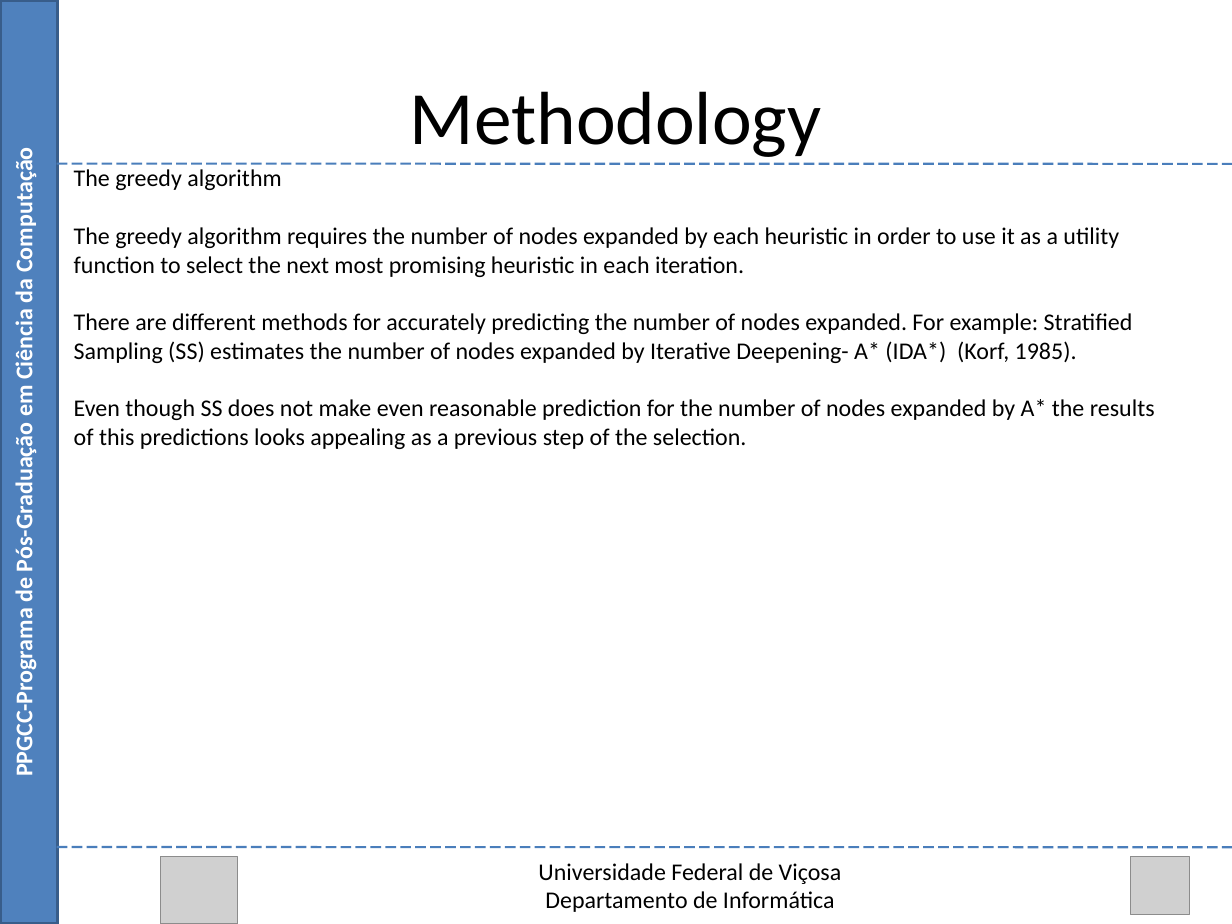
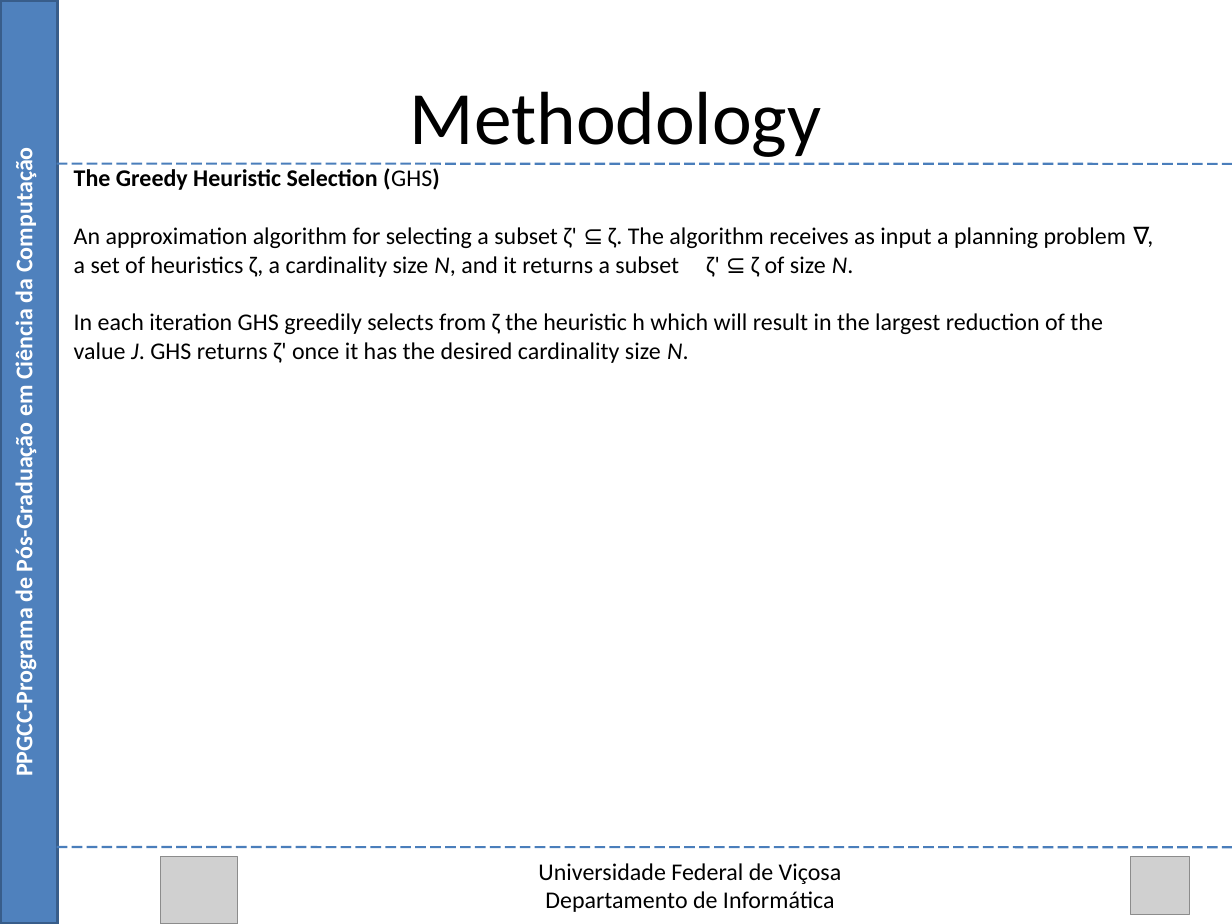
Before and after one commit to Marvinsky/research-marvin, a slide deck: slide 20 of latex/odp/selection heuristics.odp (slide 18 before the commit). Drawn at 1232x924 pixels with LibreOffice and Linux fonts; fonts in the diff are those of the drawing; grey boxes stand for pictures. Boxes give left, top, right and bottom in pixels: in the first picture for what was removed or moved away, otherwise in the second. Text is boxed around its words. In the diff, an @@ line names an element or a change of style, - is before the commit and + after.

Commit message:
30/07/15 opd updated

```diff
--- a/latex/odp/selection heuristics.odp
+++ b/latex/odp/selection heuristics.odp
@@ text at (74,168,1126,363): text changed @@
-The greedy algorithm
-The greedy algorithm requires the number of nodes expanded by each heuristic in order to use it as a utility function to select the next most promising heuristic in each iteration.
-There are different methods for accurately predicting the number of nodes expanded. For example: Stratified Sampling (SS) estimates the number of nodes expanded by Iterative Deepening- A* (IDA*) (Korf, 1985).
-Even though SS does not make even reasonable prediction for the number of nodes expanded by A* the results of this predictions looks appealing as a previous step of the selection.
+The Greedy Heuristic Selection (GHS)
+An approximation algorithm for selecting a subset ζ' ⊆ ζ. The algorithm receives as input a planning problem ∇, a set of heuristics ζ, a cardinality size N, and it returns a subset ζ' ⊆ ζ of size N.
+In each iteration GHS greedily selects from ζ the heuristic h which will result in the largest reduction of the value J. GHS returns ζ' once it has the desired cardinality size N.
```
Also in this commit, not shown: 5 slides added.
